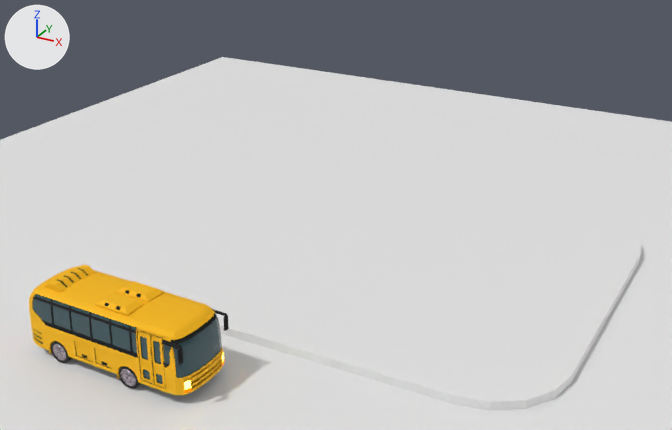
Two versions of the Blender file Blends/MainScene.blend, one commit apart.
Camera for both pictures: a camera (50 mm lens) standing at (5.88, -15.12, 10.19) and looking at (-3.14, 1.29, 1.99). Arrows for +X, +Y and +Z are at upper left; the lights stay in place.
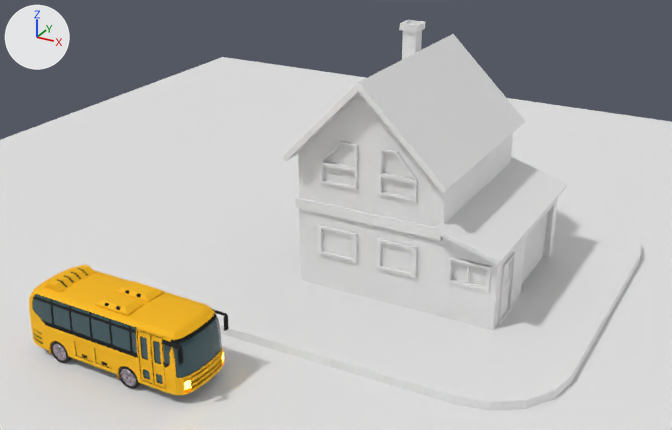
Where the change shows, as pixel boxes (x1, y1, x2, y2) in the pictures (672 x 430 px):
'Cube.043', shown
    after: (295, 93, 557, 330)
'Cube.045', shown
    after: (283, 34, 526, 193)
'Cube.044', shown
    after: (433, 157, 568, 266)
'Cube.046', shown
    after: (522, 213, 548, 283)
'Cube.049', shown
    after: (399, 20, 425, 60)

The change, as a diff of the scene's bpy script:
```diff
--- a/Blends/MainScene.blend.py
+++ b/Blends/MainScene.blend.py
@@ ob_cube_043 @@
 ob_cube_043.scale = (2.0, 2.07, 1.31)
-ob_cube_043.hide_set(True)  # its collection is switched off
@@ ob_cube_044 @@
 ob_cube_044.scale = (0.747, 2.36, -0.0527)
-ob_cube_044.hide_set(True)  # its collection is switched off
@@ ob_cube_045 @@
 ob_cube_045.scale = (2.13, 2.25, 1.4)
-ob_cube_045.hide_set(True)  # its collection is switched off
@@ ob_cube_046 @@
 _m = ob_cube_046.modifiers.new('Array', 'ARRAY')
 _m.relative_offset_displace = (0.0, 0.0, -0.77)
-ob_cube_046.hide_set(True)  # its collection is switched off
@@ ob_cube_049 @@
 ob_cube_049.scale = (0.168, 0.168, 0.483)
-ob_cube_049.hide_set(True)  # its collection is switched off
```
